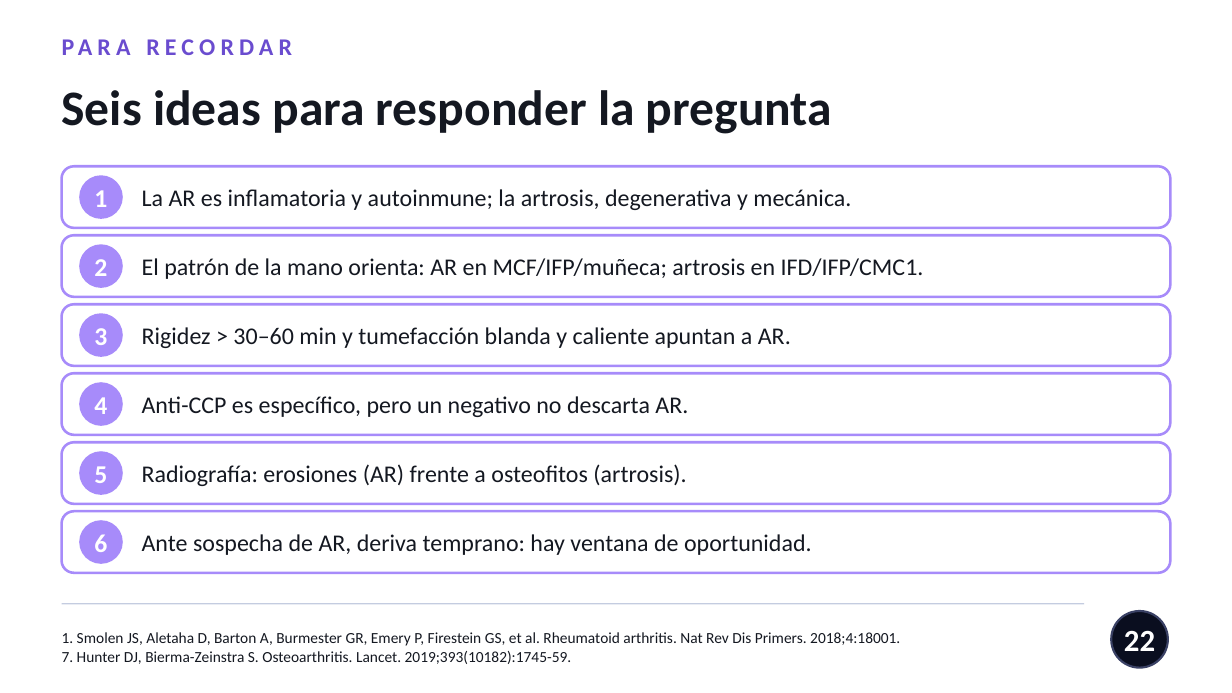
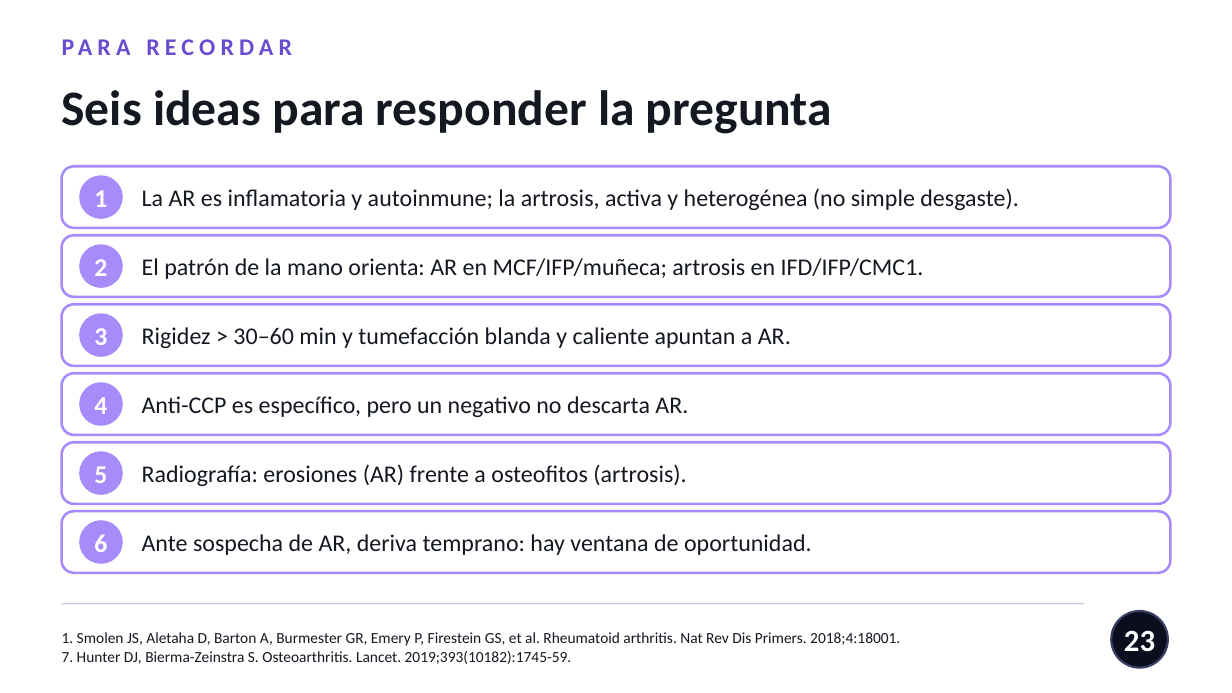
Before and after one commit to nestor120512/nes, a slide deck: slide 23 of Dx_AR_vs_artrosis.pptx (slide 22 before the commit). Drawn at 1232x693 pixels with LibreOffice and Linux fonts; fonts in the diff are those of the drawing. Boxes give left, top, right and bottom in pixels: in the first picture for what was removed or moved away, otherwise in the second. Text is boxed around its words. In the diff, an @@ line names an element or a change of style, - is before the commit and + after.

```diff
--- a/Dx_AR_vs_artrosis.pptx
+++ b/Dx_AR_vs_artrosis.pptx
@@ text at (142,188,1018,210): text changed @@
-La AR es inflamatoria y autoinmune; la artrosis, degenerativa y mecánica.
+La AR es inflamatoria y autoinmune; la artrosis, activa y heterogénea (no simple desgaste).
@@ page number at (1124,630,1155,652): text changed @@
-22
+23
```
Also in this commit, not shown: 8 other slides changed, 1 slide added.
